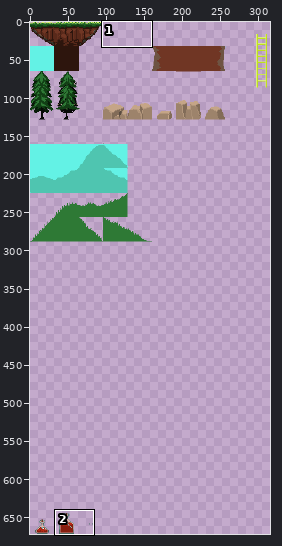
Sprite sheet -- vince_mckeown/Sidescroller/images/platformsGrass.png. Above, an overview of the earlier version with the close-up marked.
Close-up. Earlier state:
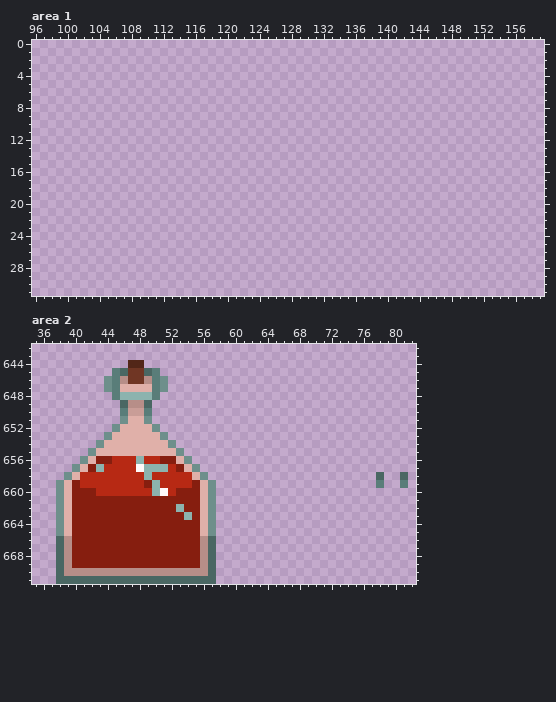
The file is 320x672 pixels. Colours within 5 levels of each other are drawn and written as one. Shown: area 1: x 96..159, y 0..31; area 2: x 35..82, y 642..671. The wide view leaves out empty margins.
Now the later version:
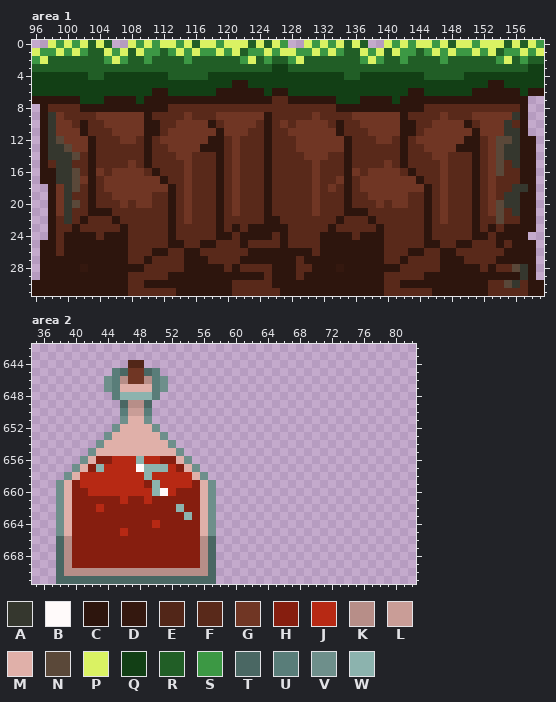
Palette (. is transparent): A #35372e  B #fffafa  C #2d150d  D #34180f  E #522618  F #59291a  G #703624  H #861e0f  J #b72914  K #b78e88  L #c99d97  M #e0b0a9  N #5a4839  P #daf263  Q #123f15  R #215e26  S #3c9844  T #4a6763  U #597d79  V #6e8f8b  W #8cb3ae
Difference:
Area 1:
y 0: x 98..105 ........ -> PSPSPRPR; x 108..127 .................... -> PSPSPPSPRPPSPPPRPRPS; x 130..137 ........ -> PSPSPRPR; x 140..159 .................... -> PSPSPPSPRPPSPPPRPRPS
y 1: x 96..159 ................................................................ -> PSSPSPSRRPSPRPSSRSPSPSSPSPRSSPSPPSSPSPSRRPSPRPSSRSPSPSSPSPRSSPSP
y 2: x 96..159 ................................................................ -> SPRRRRRRRSPSRRSRRRRSRRRRRRSPRSRRSPRRRRRRRSPSRRSRRRRSRRRRRRSPRSRR
y 3: x 96..159 ................................................................ -> RRRRRRRRRRRRRRRRRRRRRRRRRRRRRRQQRRRRRRRRRRRRRRRRRRRRRRRRRRRRRRQQ
y 4: x 96..159 ................................................................ -> QQQQQQQRRQQQQQQQQRRRRRQQQQQQQQQQQQQQQQQRRQQQQQQQQRRRRRQQQQQQQQQQ
y 5: x 96..159 ................................................................ -> QQQQQQQQQQQQQQQQQQQQQQQQQCCQQQQQQQQQQQQQQQQQQQQQQQQQQQQQQCCQQQQQ
y 6: x 96..159 ................................................................ -> QQQQQQQQQQQQQQQCCQQQQQQCCCCCCQCCQQQQQQQQQQQQQQQCCQQQQQQCCCCCCQCC
y 7: x 96..157 .............................................................. -> CCCCCCQQQCCCCQCCCCCCCCCCCCCCCCFFCCCCCCQQQCCCCQCCCCCCCCCCCCCCCC
y 8: x 97..157 ............................................................. -> CFFFFCCCCCCCCCCCFFFFFFFFFFFFFFFFFFFFFCCCCCCCCCCCFFFFFFFFFFFFC
y 9: x 97..157 ............................................................. -> CAGFFFFGGGGGGCFFFFGFFFGGGGGGCFFFFFGFFFFGGGGGGCFFFFGFFFGGGGGAC
y 10: x 97..157 ............................................................. -> CAGGFCFFGGGGGCCFFGGGGCFGGGGFCFGFGGGGFCFFGGGGGCCFFGGGGCFGGGAFC
y 11: x 97..157 ............................................................. -> CAGGGCFFFGGGGCCFGGGGGGCGGGFFCFFGGGGGGCFFFGGGGCCFGGGGGGCGGGAAC
y 12: x 97..158 .............................................................. -> CANGGGCFFFGGFCFGGGGGGCCFGFFFCFFFGGGGGGCFFFGGFCFGGGGGGCCFGNNACC
y 13: x 97..158 .............................................................. -> CAANGGCFFFFFFCFFGGGGCCCFGFFFCFFFGGGGGGCFFFFFFCFFGGGGCCCFGNAACC
y 14: x 97..158 .............................................................. -> CAAANFCFFFFFFCFFFGGFFFCFGFFFCFFFFGGGFFCFFFFFFCFFFGGFFFCFGNAACC
y 15: x 97..158 .............................................................. -> CFAAFFCFFFFGFCFFFFGFFFCFGFFFCFFFFFGFFFCFFFFGFCFFFFGFFFCFGNFACC
y 16: x 97..158 .............................................................. -> CCAANFCGFGGGGFCFFFGFFFCFGFFFCFFFFFGFFFCGFGGGGFCFFFGFFFCFGNFFCC
y 17: x 97..158 .............................................................. -> CCAANGCFGGGGGGGCFFGFFFCFGFFFCFFFFFGFFGCFGGGGGGGCFFGFFFCFGFFFCC
y 18: x 98..158 ............................................................. -> CGANFCFGGGGGGGGCFGFFFCFGFFFCFFFFFGFGFCFGGGGGGGGCFGFFFCFGFFAAC
y 19: x 98..158 ............................................................. -> CGAFFCFFGGGGGFFCFGFFFCFGFFFCFFFFFGFFFCFFGGGGGFFCFGFFFCFGFAACC
y 20: x 98..158 ............................................................. -> CGANFCFFFGFGGFFCFGFFFCFGFFFCFFFFFGFFFCFFFGFGGFFCFGFFFCFGNAACC
y 21: x 98..158 ............................................................. -> CGAFFCCCFFFFFFFCFGFFFCFGFFFCFFFFFGFFFCCCFFFFFFFCFGFFFCFGNFACC
y 22: x 98..158 ............................................................. -> CFAFCFFFCFFFFFFCFGFFFCFFFFFCCFFFFFFFCFFFCFFFFFFCFGFFFCFFNFFCC
y 23: x 98..158 ............................................................. -> CFFCFFFFFCFFFFFCFFFFFCFCFCCCCCFFFFFCFFFFFCFFFFFCFFFFFCFCFCCCC
y 24: x 98..157 ............................................................ -> CFCCCCFCCCFFFFFCFFFFFCCFCCCCFCFFFFCCCCFCCCFFFFFCFFFFFCCFCCCC
y 25: x 97..158 .............................................................. -> CCFCCCCCCCCFFFFFCCFFCCFFFCFFFFCFFFFCCCCCCCCFFFFFCCFFCCFFFCFCCC
y 26: x 97..158 .............................................................. -> CCFCCCCCCCCFFFCCFFCCFFFFFFCCCCCCCCFCCCCCCCCFFFCCFFCCFFFFFFCCCC
y 27: x 97..158 .............................................................. -> CCCCCCCCCCCFFCFFFFCCCFFFFCCCCCCCFCCCCCCCCCCFFCFFFFCCCFFFFCCCCC
y 28: x 97..158 .............................................................. -> CCCCCDCCCCCCCFFFFFCCCCCFCFFFFCCCFFCCCDCCCCCCCFFFFFCCCCCFCFFNAC
y 29: x 97..158 .............................................................. -> CCCCCCCCCCCFFFFFCCCCCCCCCCCCFCCCFCCCCCCCCCCFFFFFCCCCCCCCCCCCAC
y 30: x 96..159 ................................................................ -> CCCCCCCCCCCCFFCCCCCCCCCCCFFFFFCCCCCCCCCCCCCCFFCCCCCCCCCCCFFNAFCC
y 31: x 96..159 ................................................................ -> CCCCCCCCCCCCFFFFFFCCCCCCCFFFFFFCCCCCCCCCCCCCFFFFFFCCCCCCCFFFFFCC
Area 2:
y 658: x 78 T -> .; x 81 T -> .
y 659: x 78 U -> .; x 81 U -> .
y 660: x 42 H -> J
y 661: x 46 H -> J; x 49 H -> J
y 662: x 43 H -> J
y 664: x 50 H -> J
y 665: x 46 H -> J
